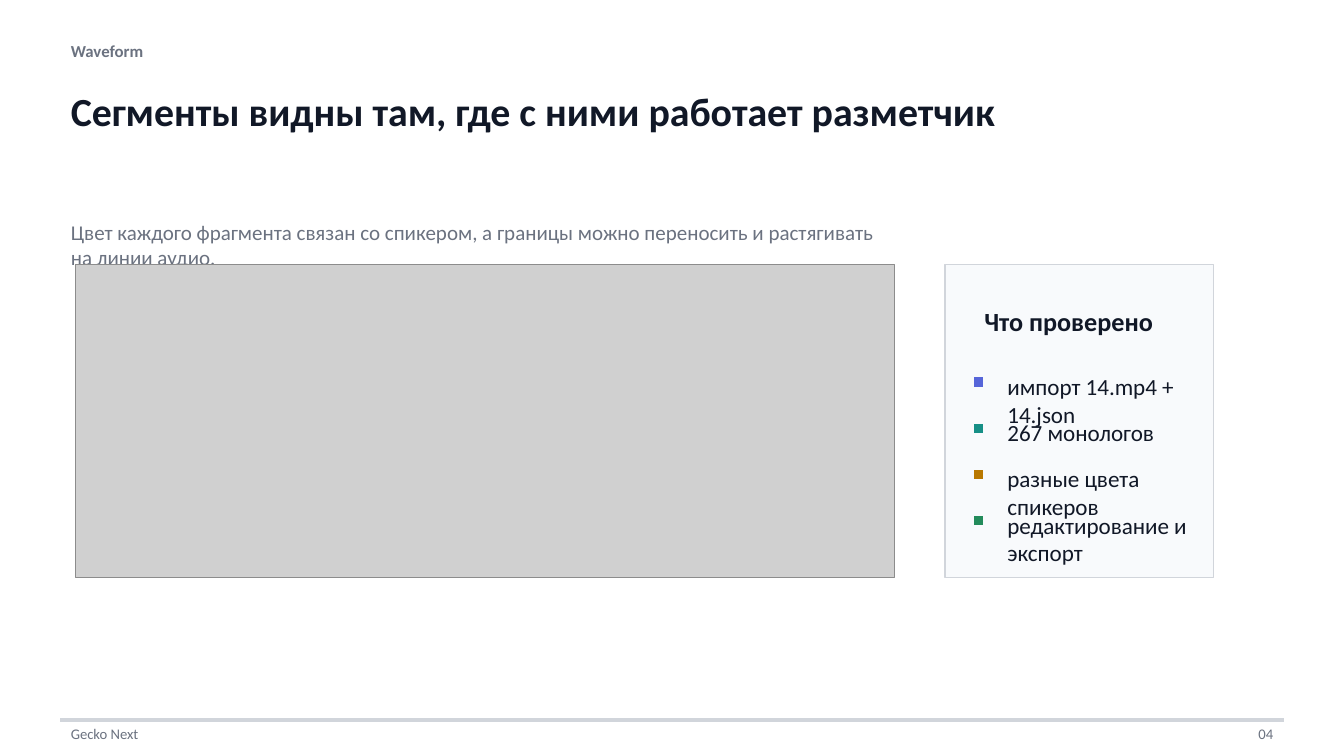
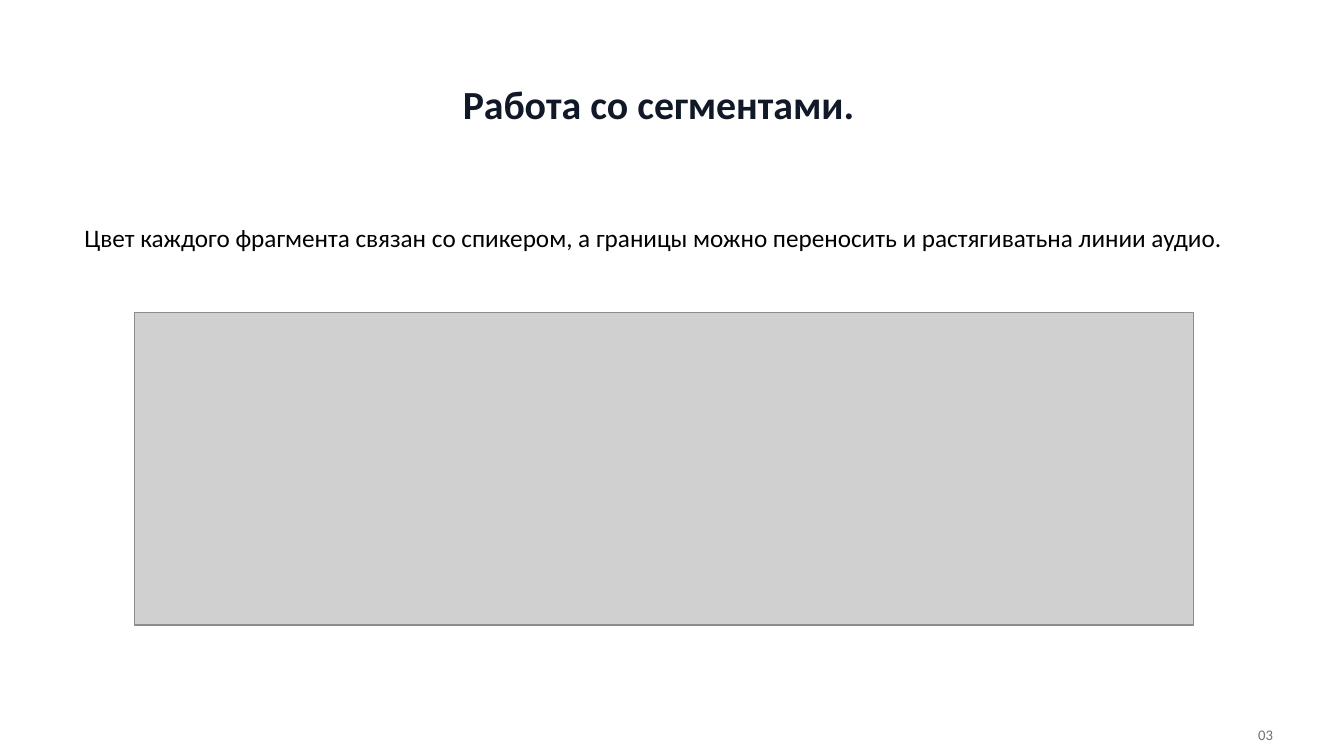
Before and after one commit to morgan11d/gecko-next, a slide deck: slide 3 of deliverables/gecko-next-defense-presentation.pptx (slide 4 before the commit). Drawn at 1344x756 pixels with LibreOffice and Linux fonts; fonts in the diff are those of the drawing; grey boxes stand for pictures. Boxes give left, top, right and bottom in pixels: in the first picture for what was removed or moved away, otherwise in the second. Text is boxed around its words. In the diff, an @@ line names an element or a change of style, - is before the commit and + after.

```diff
--- a/deliverables/gecko-next-defense-presentation.pptx
+++ b/deliverables/gecko-next-defense-presentation.pptx
@@ text removed at (71, 45, 143, 57) @@
-Waveform
@@ text removed at (71, 98, 995, 133) @@
-Сегменты видны там, где с ними работает разметчик
@@ text added at (463, 91, 854, 120), 28.5 pt, text #111827, bold @@
+Работа со сегментами.
@@ text at (84, 230, 1221, 251): text changed; size 15 to 18 pt; text colour #6B7280 to #000000 @@
-Цвет каждого фрагмента связан со спикером, а границы можно переносить и растягивать на линии аудио.
+Цвет каждого фрагмента связан со спикером, а границы можно переносить и растягиватьна линии аудио.
@@ rectangle removed at (946, 264, 1215, 577) @@
@@ picture: place and size @@
-picture at (76, 264, 894, 577)
+picture at (135, 313, 1194, 625)
@@ text removed at (984, 314, 1153, 335) @@
-Что проверено
@@ rectangle removed at (975, 378, 983, 386) @@
@@ text removed at (1007, 380, 1157, 429) @@
-импорт 14.mp4 + 14.json
@@ rectangle removed at (975, 424, 983, 433) @@
@@ text removed at (1007, 422, 1155, 441) @@
-267 монологов
@@ rectangle removed at (975, 471, 983, 479) @@
@@ text removed at (1007, 475, 1140, 519) @@
-разные цвета спикеров
@@ rectangle removed at (975, 516, 983, 524) @@
@@ text removed at (1007, 514, 1186, 565) @@
-редактирование и экспорт
@@ rectangle removed at (60, 718, 1282, 721) @@
@@ text removed at (71, 729, 139, 739) @@
-Gecko Next
@@ text at (1258, 730, 1273, 740): text changed @@
-04
+03
```
Also in this commit, not shown: 5 other slides changed, 1 slide added, 4 slides removed.
